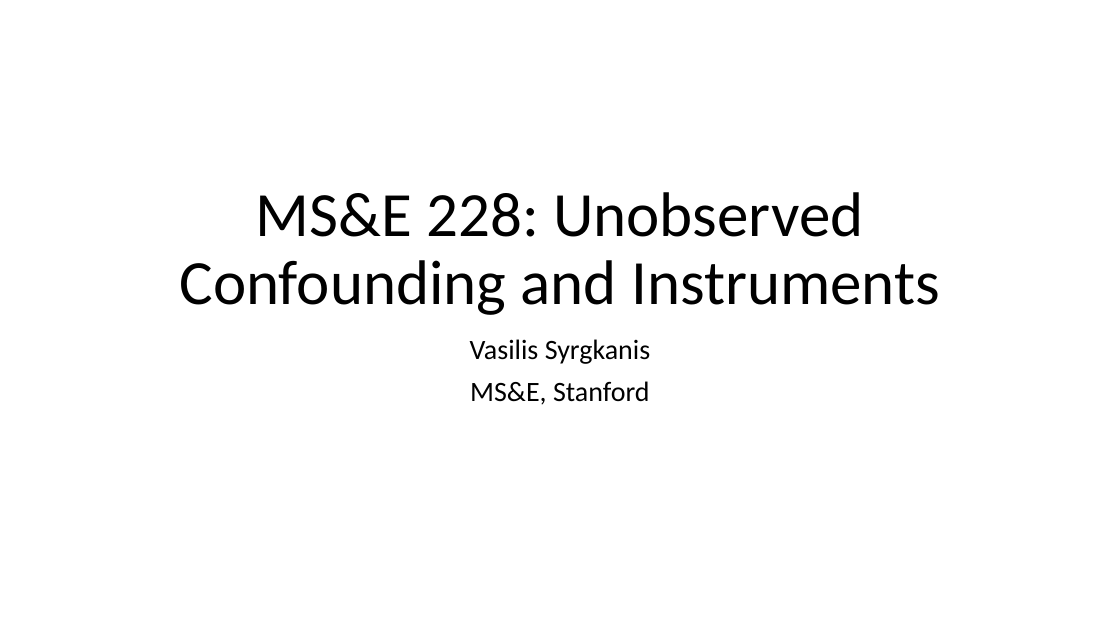
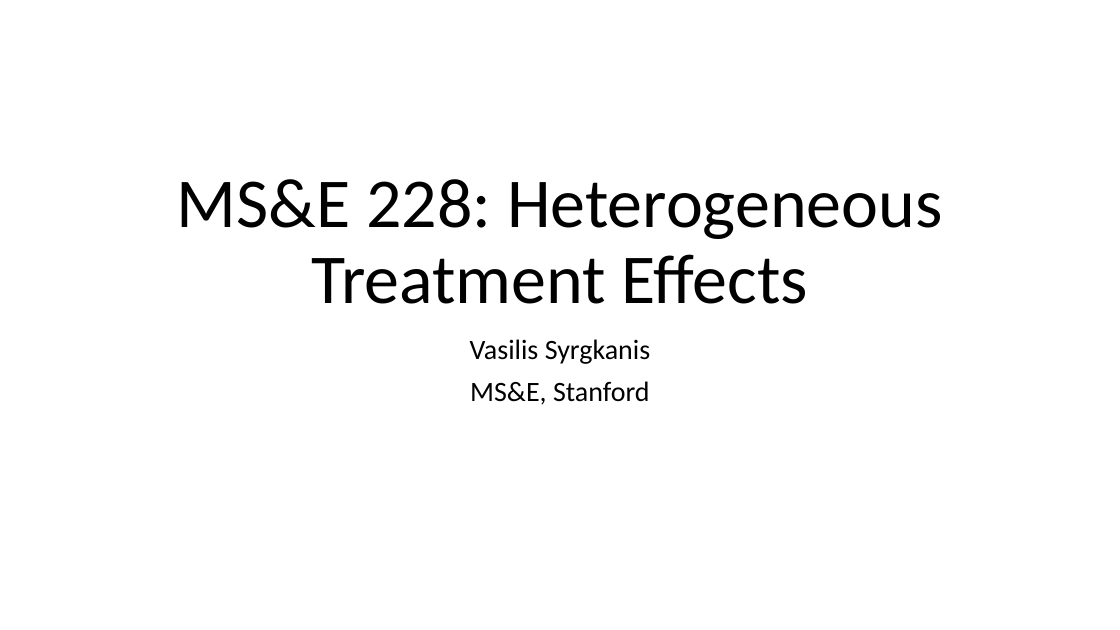
Before and after one commit to stanford-msande228/winter23, a slide deck: slide 1 of MSANDE228_Lecture17_Heterogeneous_Treatment_Effects.pptx. Drawn at 1120x630 pixels with LibreOffice and Linux fonts; fonts in the diff are those of the drawing. Boxes give left, top, right and bottom in pixels: in the first picture for what was removed or moved away, otherwise in the second. Text is boxed around its words. In the diff, an @@ line names an element or a change of style, - is before the commit and + after.

```diff
--- a/MSANDE228_Lecture17_Heterogeneous_Treatment_Effects.pptx
+++ b/MSANDE228_Lecture17_Heterogeneous_Treatment_Effects.pptx
@@ title at [177,179,943,304]: text changed; size 54 to 60 pt @@
-MS&E 228: Unobserved Confounding and Instruments
+MS&E 228: Heterogeneous Treatment Effects
```
Also in this commit, not shown: 12 other files.
